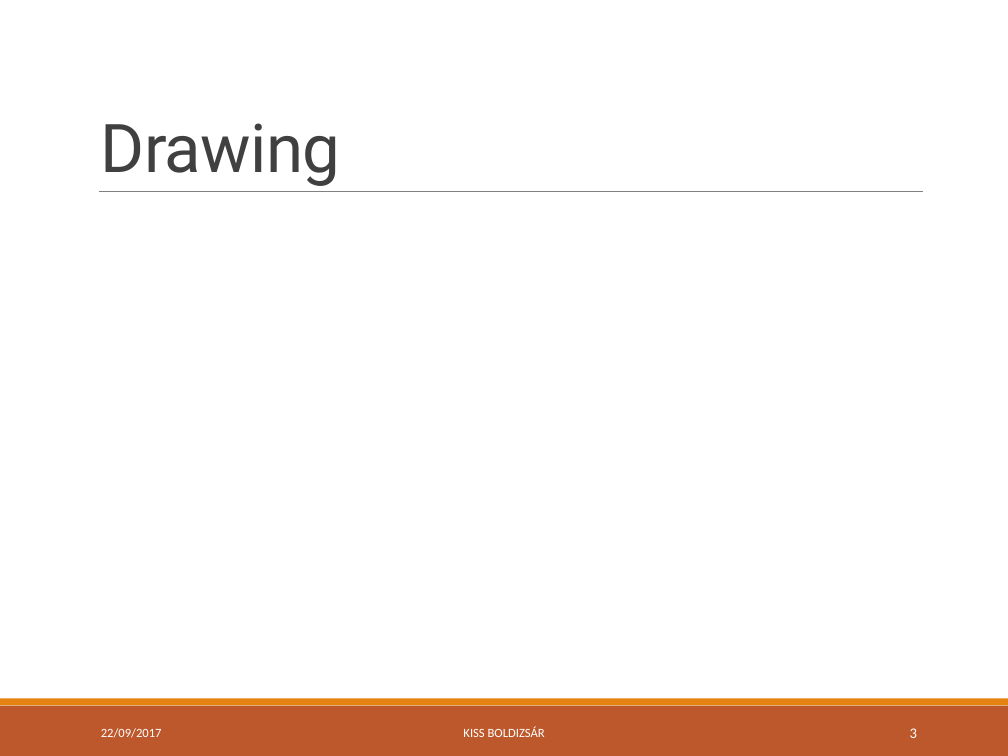
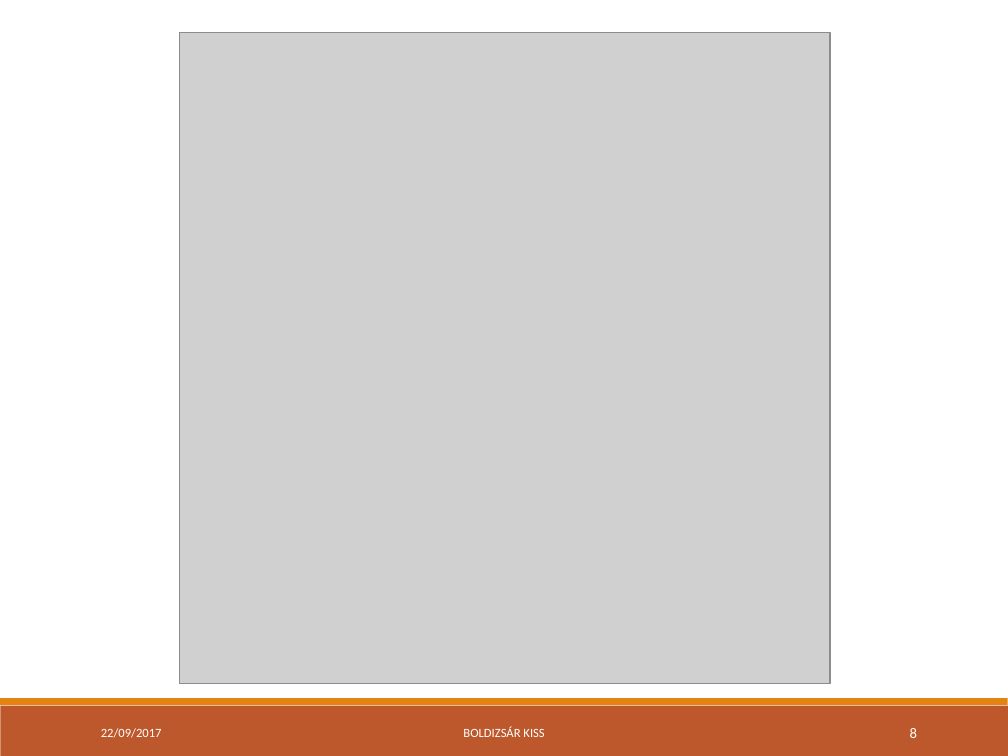
Before and after one commit to green-fox-academy/bpo106, a slide deck: slide 8 of week03/day05/demo/ppt-w03.pptx (slide 3 before the commit). Drawn at 1008x756 pixels with LibreOffice and Linux fonts; fonts in the diff are those of the drawing; grey boxes stand for pictures. Boxes give left, top, right and bottom in pixels: in the first picture for what was removed or moved away, otherwise in the second. Text is boxed around its words. In the diff, an @@ line names an element or a change of style, - is before the commit and + after.

```diff
--- a/week03/day05/demo/ppt-w03.pptx
+++ b/week03/day05/demo/ppt-w03.pptx
@@ picture added at box(179, 32, 830, 683) @@
@@ title removed at box(101, 123, 340, 186) @@
-Drawing
@@ line removed from (99, 192) to (922, 192) @@
@@ text at box(463, 726, 544, 737): text changed @@
-KISS BOLDIZSÁR
+BOLDIZSÁR KISS
@@ page number at box(910, 728, 917, 738): text changed @@
-3
+8
```
Also in this commit, not shown: 5 other slides changed, 3 slides added.
